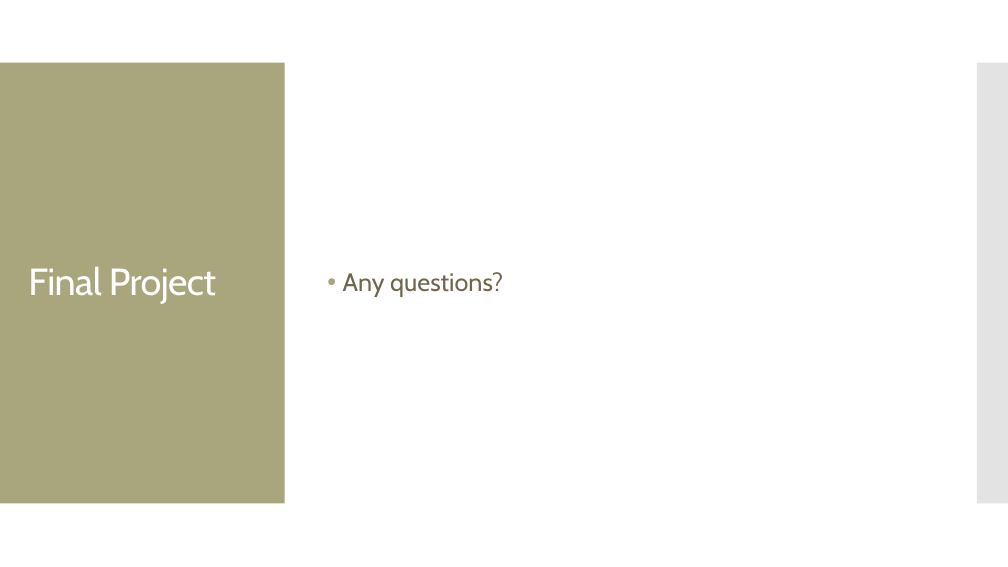
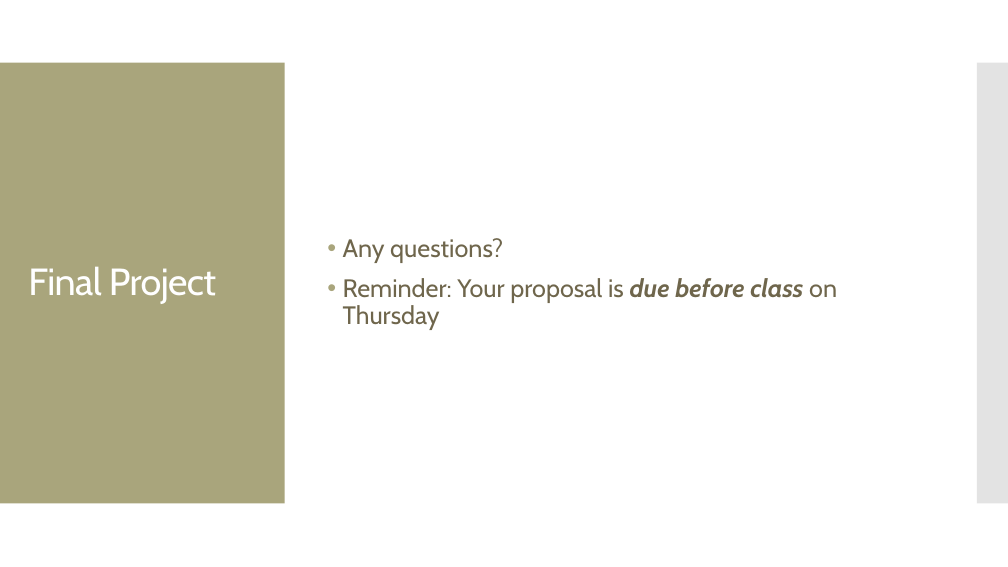
Before and after one commit to amosca01/MATH108-S24, a slide deck: slide 3 of slides/14-numerical-inference-pt2.pptx. Drawn at 1008x567 pixels with LibreOffice and Linux fonts; fonts in the diff are those of the drawing. Boxes give left, top, right and bottom in pixels: in the first picture for what was removed or moved away, otherwise in the second. Text is boxed around its words. In the diff, an @@ line names an element or a change of style, - is before the commit and + after.

Commit message:
class

```diff
--- a/slides/14-numerical-inference-pt2.pptx
+++ b/slides/14-numerical-inference-pt2.pptx
@@ text at (343, 278, 837, 330): paragraph added @@
+• Reminder: Your proposal is due before class on Thursday
```
Also in this commit, not shown: 2 other slides changed, 4 other files.
